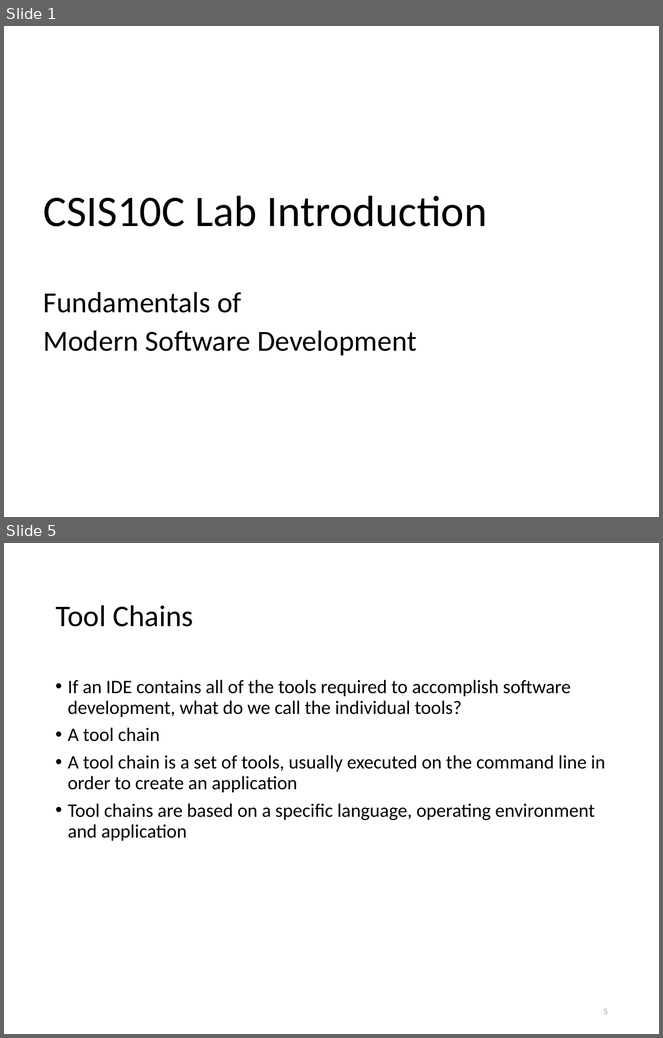
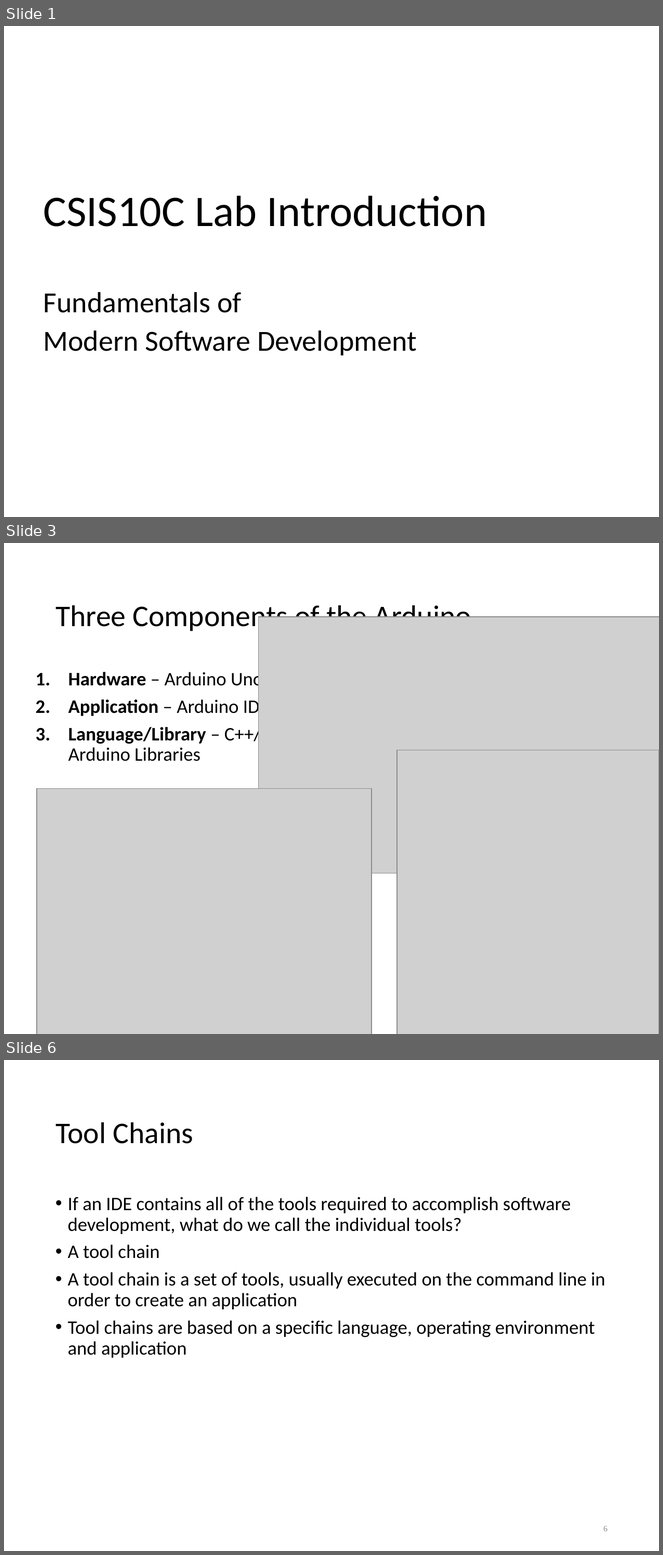
Before and after one commit to lkoepsel/Labs_10C_Class, a slide deck: lec1bIntro.ppt. Shown one above the other, each under a label of ours: slides 1 and 5 before the commit, slides 1, 3 and 6 after it; the slides between them are not shown. The pictures are 663x1038 and 663x1555 pixels, drawn with LibreOffice and Linux fonts; fonts in the diff are those of the drawing; grey boxes stand for pictures. Boxes give left, top, right and bottom in pixels: in the first picture for what was removed or moved away, otherwise in the second. Text is boxed around its words. In the diff, an @@ line names an element or a change of style, - is before the commit and + after.

```diff
--- a/lec1bIntro.ppt
+++ b/lec1bIntro.ppt
@@ slide 3 added at (4, 543, 659, 1034), background #FFFFFF @@
@@ title added at (55, 602, 471, 633), 33 pt, text #000000 @@
+Three Components of the Arduino
@@ picture added at (259, 617, 659, 873) @@
@@ text added at (68, 669, 269, 761), 21 pt, text #000000 @@
+1. Hardware – Arduino Uno
+2. Application – Arduino IDE
+3. Language/Library – C++/ Arduino Libraries
@@ picture added at (397, 750, 659, 1034) @@
@@ picture added at (37, 788, 372, 1034) @@
@@ what was slide 5 is now slide 6 @@
@@ page number at (604, 1526, 608, 1532): text changed @@
-5
+6
```
Also in this commit, not shown: 3 slides changed, 23 other files.
